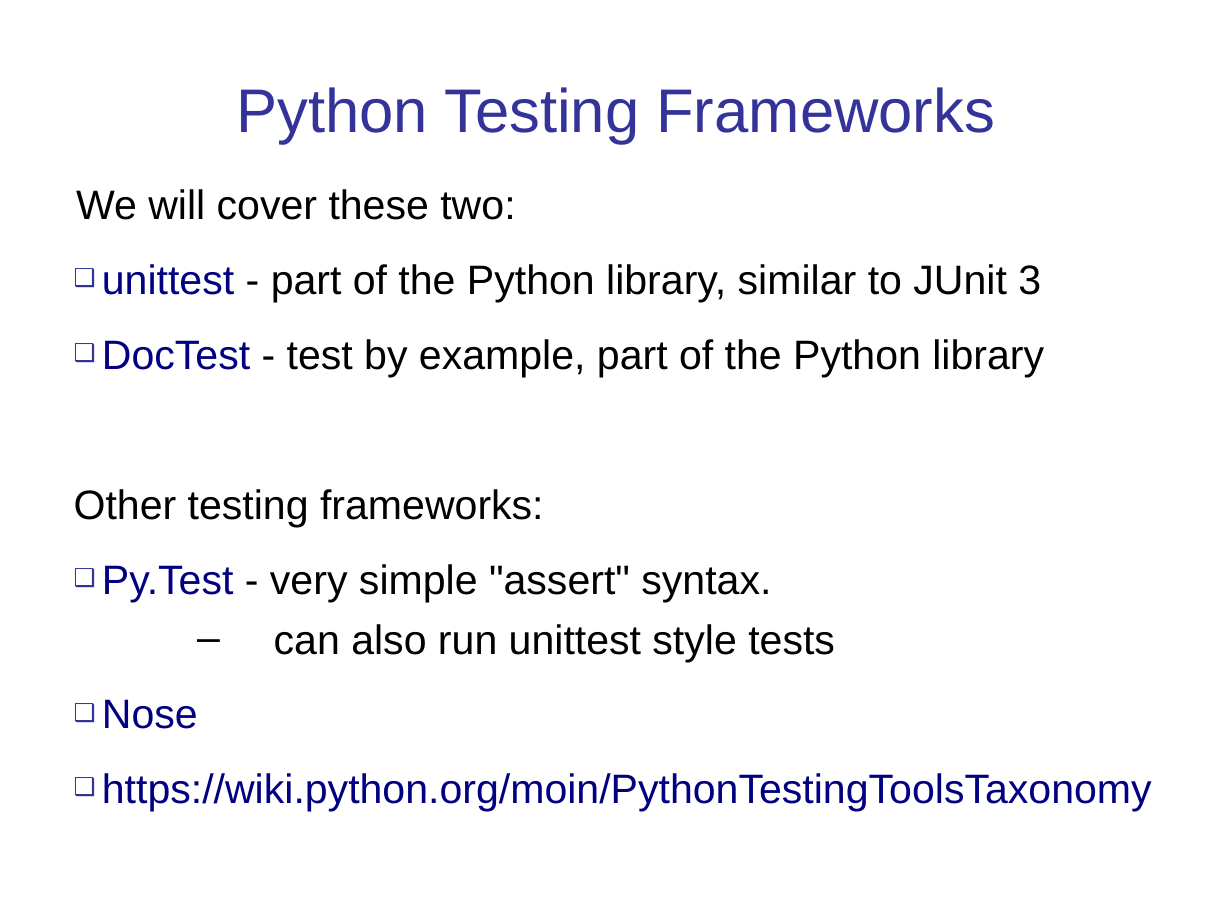
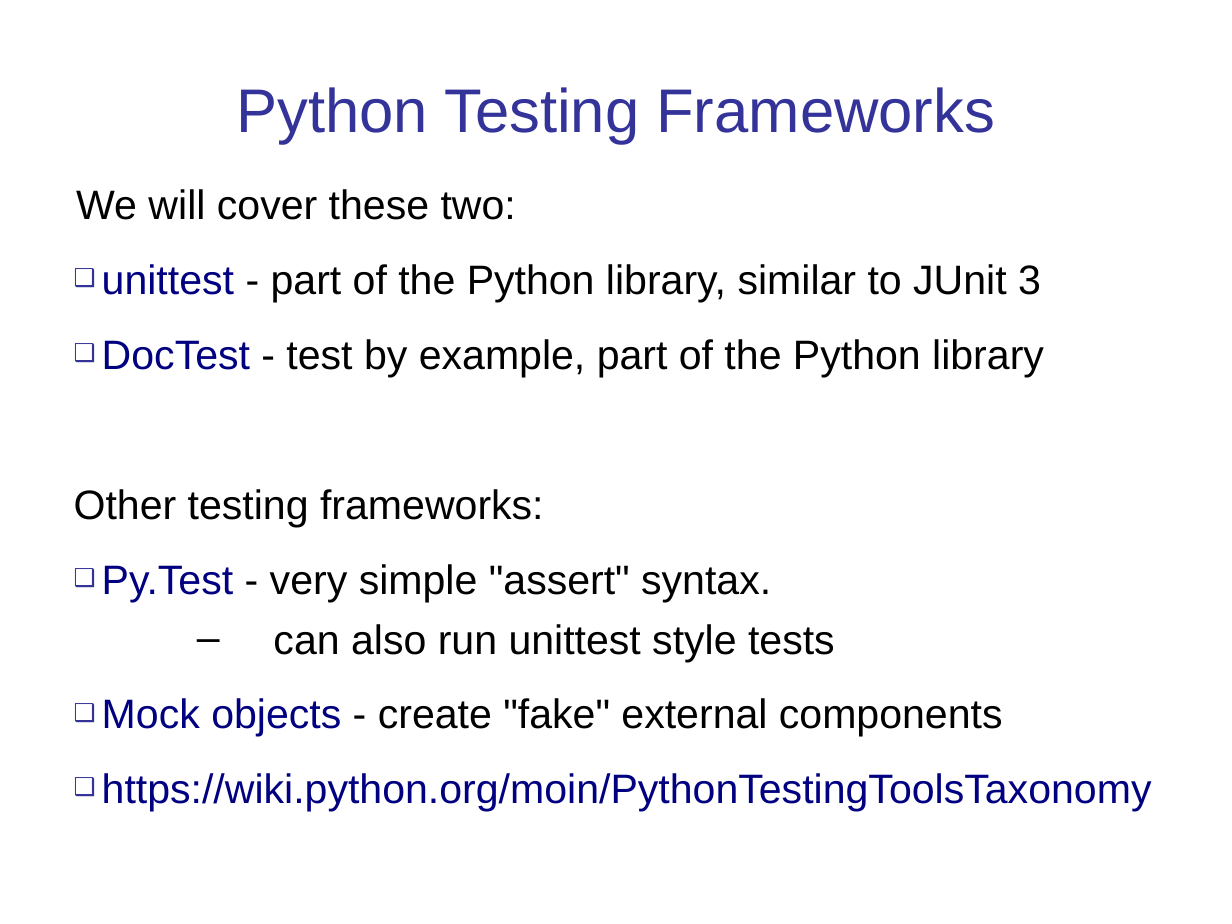
Before and after one commit to cpske/ISP, a slide deck: slide 2 of testing/PythonUnitTesting.ppt. Drawn at 1232x924 pixels with LibreOffice and Linux fonts; fonts in the diff are those of the drawing. Boxes give left, top, right and bottom in pixels: in the first picture for what was removed or moved away, otherwise in the second. Text is boxed around its words. In the diff, an @@ line names an element or a change of style, - is before the commit and + after.

Commit message:
update slides on unit testing

```diff
--- a/testing/PythonUnitTesting.ppt
+++ b/testing/PythonUnitTesting.ppt
@@ text at [102,698,1003,737]: text changed; text colour #000080 to #000000 @@
-❑ Nose
+❑ Mock objects - create "fake" external components
```
Also in this commit, not shown: 7 other slides changed, 11 other files.
